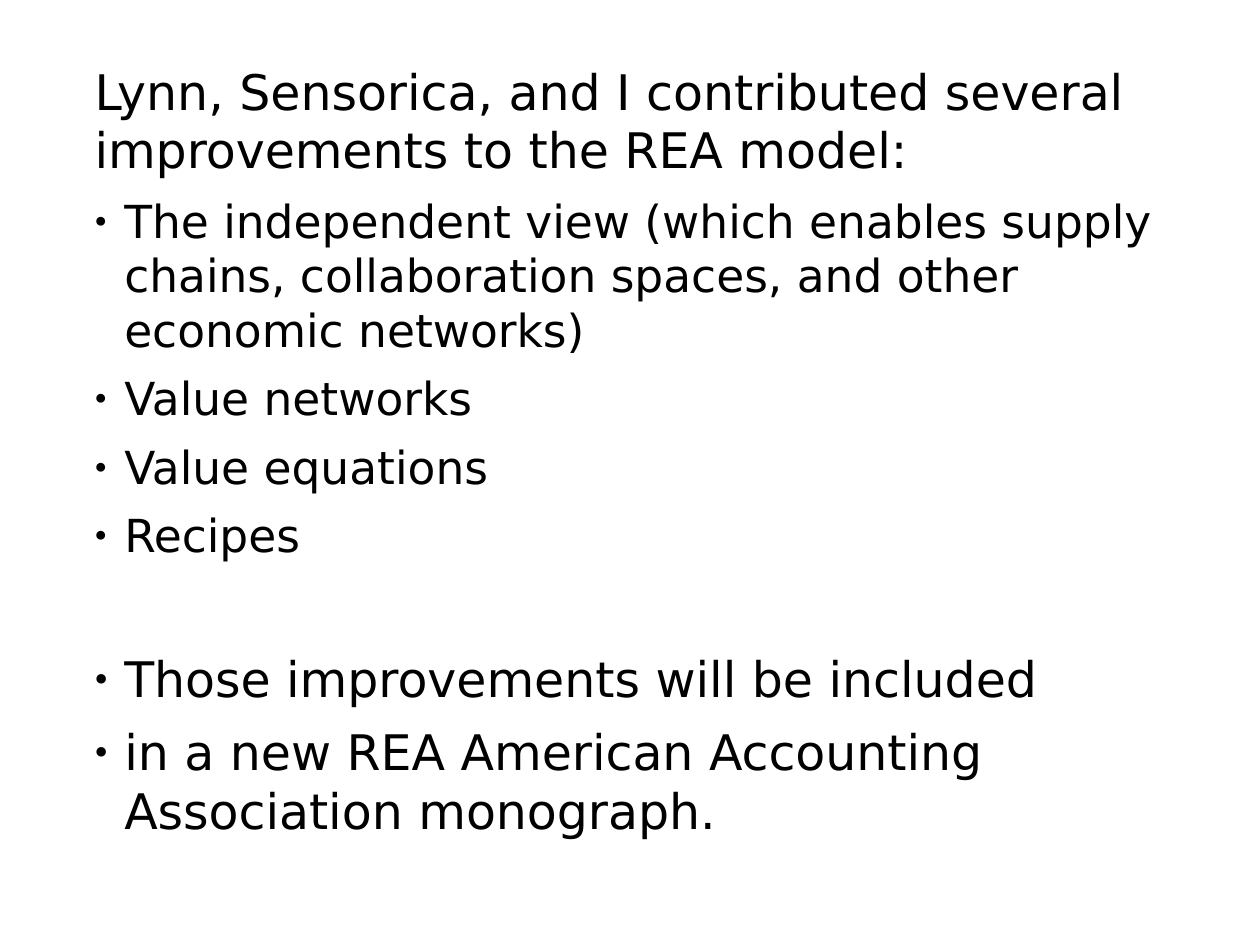
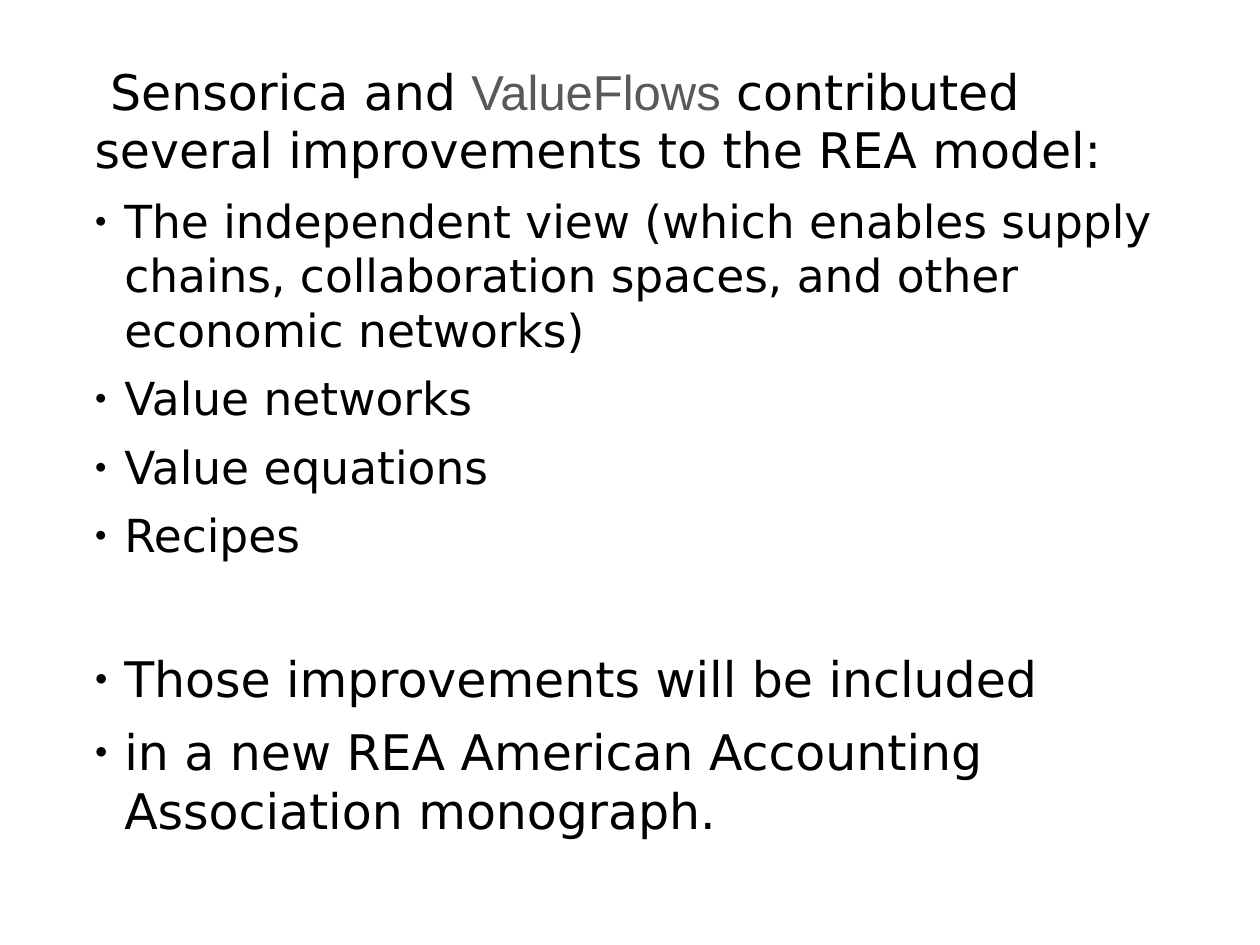
Before and after one commit to valueflows/vf-apps, a slide deck: slide 22 of REA intro.odp. Drawn at 1260x945 pixels with LibreOffice and Linux fonts; fonts in the diff are those of the drawing. Boxes give left, top, right and bottom in pixels: in the first picture for what was removed or moved away, otherwise in the second. Text is boxed around its words. In the diff, an @@ line names an element or a change of style, - is before the commit and + after.

Commit message:
updated slide deck

```diff
--- a/REA intro.odp
+++ b/REA intro.odp
@@ subtitle at <box>94,72,1101,179</box>: text changed @@
-Lynn, Sensorica, and I contributed several improvements to the REA model:
+Sensorica and ValueFlows contributed several improvements to the REA model:
```
Also in this commit, not shown: 3 other slides changed.
